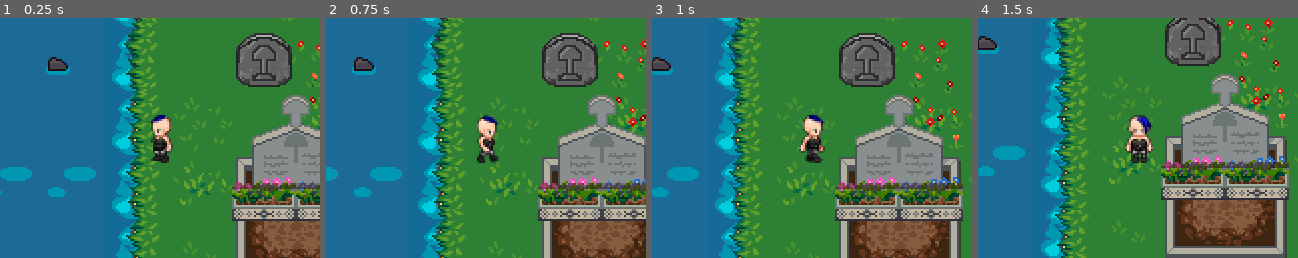
Above: before the commit, frames 1-4 (left to right).
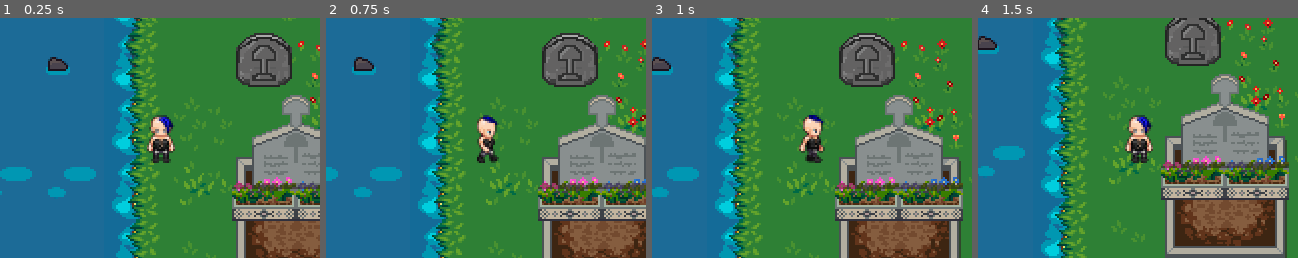
Above: after the commit, the same moments.

Repository: notnullgames/lol
Game: Godot game, scene res://maps/Demo.tscn
The game is run twice, just before and just after one commit, with the same random seed, the same clock (stepped at 60 frames per second) and the same inputs.
Inputs:
- Up to frame 1 (0.25 s): no input
- Up to frame 2 (0.75 s): tap Enter at 0.5 s; hold Right (ui_right) from 0.53 s (still down)
- Up to frame 3 (1 s): keep holding Right (ui_right); tap Z (ui_accept) at 0.77 s
- Up to frame 4 (1.5 s): release Right (ui_right) at 1.28 s; hold Down (ui_down) from 1.28 s (still down)
The pictures show only the part of the screen within x 25-75%, y 26-76%; the shares and areas given below are measured in that part.

The runs differ from the first frame. In frame 1, 1.0% of the frame differs, in the area x 45-55%, y 40-61%; in frame 2, nothing differs; in frame 3, nothing differs; in frame 4, nothing differs.

Commit message:
prioritize EW animations for diagonal

Diff:
--- a/objects/Player.tscn
+++ b/objects/Player.tscn
@@ -159,11 +159,13 @@
 blend_point_0/node = SubResource( 49 )
 blend_point_0/pos = Vector2( -1, 0 )
 blend_point_1/node = SubResource( 50 )
-blend_point_1/pos = Vector2( 0, 1 )
+blend_point_1/pos = Vector2( 0, 1.1 )
 blend_point_2/node = SubResource( 51 )
 blend_point_2/pos = Vector2( 1, 0 )
 blend_point_3/node = SubResource( 52 )
-blend_point_3/pos = Vector2( 0, -1 )
+blend_point_3/pos = Vector2( 0, -1.1 )
+min_space = Vector2( -1, -1.1 )
+max_space = Vector2( 1, 1.1 )
 blend_mode = 1
 
 [sub_resource type="AnimationNodeAnimation" id=55]
@@ -180,13 +182,15 @@
 
 [sub_resource type="AnimationNodeBlendSpace2D" id=54]
 blend_point_0/node = SubResource( 55 )
-blend_point_0/pos = Vector2( 0, 1 )
+blend_point_0/pos = Vector2( 0, 1.1 )
 blend_point_1/node = SubResource( 56 )
-blend_point_1/pos = Vector2( 0, -1 )
+blend_point_1/pos = Vector2( 0, -1.1 )
 blend_point_2/node = SubResource( 57 )
 blend_point_2/pos = Vector2( 1, 0 )
 blend_point_3/node = SubResource( 58 )
 blend_point_3/pos = Vector2( -1, 0 )
+min_space = Vector2( -1, -1.1 )
+max_space = Vector2( 1, 1.1 )
 blend_mode = 1
 
 [sub_resource type="AnimationNodeStateMachineTransition" id=59]
@@ -219,7 +223,7 @@
 texture = ExtResource( 1 )
 vframes = 4
 hframes = 9
-frame = 9
+frame = 18
 
 [node name="AnimationPlayer" type="AnimationPlayer" parent="."]
 anims/IdleE = SubResource( 43 )
@@ -236,5 +240,5 @@
 anim_player = NodePath("../AnimationPlayer")
 active = true
 parameters/playback = SubResource( 48 )
-parameters/Idle/blend_position = Vector2( 0, 0 )
+parameters/Idle/blend_position = Vector2( 0.000562072, 1.11654 )
 parameters/Walk/blend_position = Vector2( 0, 0 )
